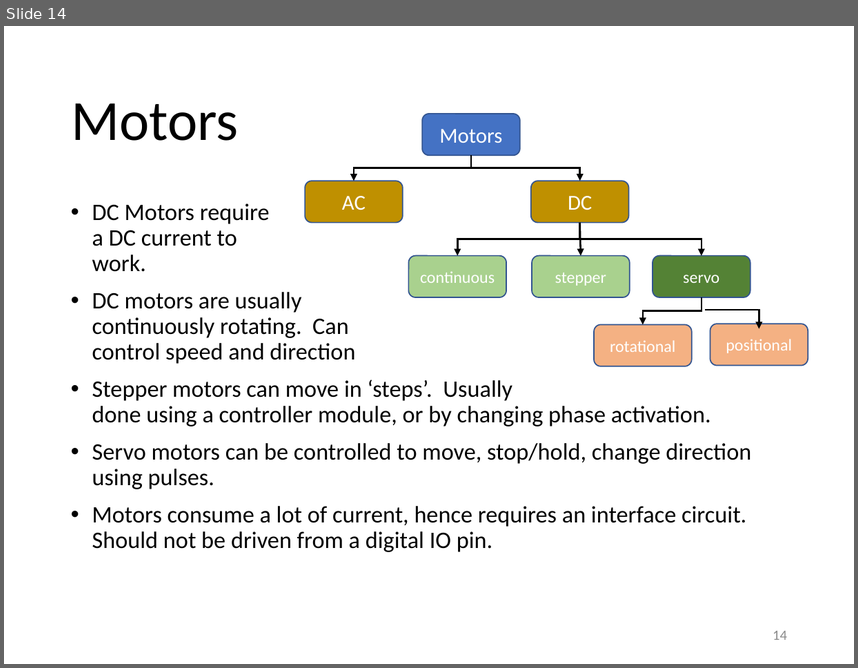
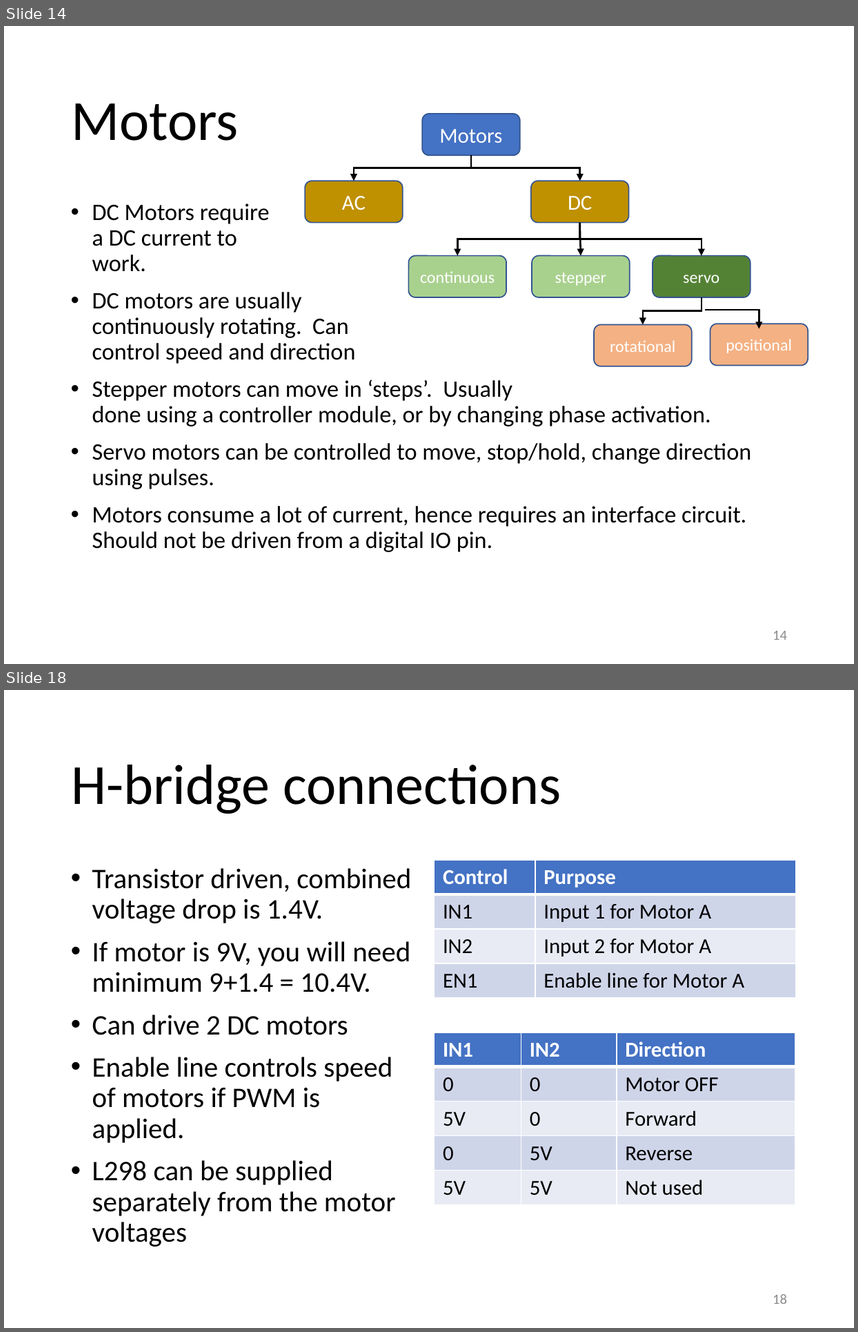
Before and after one commit to RDorville/digfab, a slide deck: presentations/ep1000_actuators/ep1000_actuators.pptx. Shown one above the other, each under a label of ours: slide 14 before the commit, slides 14 and 18 after it; the slides between them are not shown. The pictures are 858x668 and 858x1332 pixels, drawn with LibreOffice and Linux fonts; fonts in the diff are those of the drawing; background and template pictures are left out. Boxes give left, top, right and bottom in pixels: in the first picture for what was removed or moved away, otherwise in the second. Text is boxed around its words. In the diff, an @@ line names an element or a change of style, - is before the commit and + after.

```diff
--- a/presentations/ep1000_actuators/ep1000_actuators.pptx
+++ b/presentations/ep1000_actuators/ep1000_actuators.pptx
@@ slide 18 added at bbox=[4, 690, 854, 1328], background #FFFFFF @@
@@ title added at bbox=[71, 765, 561, 814], 48 pt, text #000000 @@
+H-bridge connections
@@ text added at bbox=[92, 868, 411, 1246], 24 pt, text #000000 @@
+• Transistor driven, combined voltage drop is 1.4V.
+• If motor is 9V, you will need minimum 9+1.4 = 10.4V.
+• Can drive 2 DC motors
+• Enable line controls speed of motors if PWM is applied.
+• L298 can be supplied separately from the motor voltages
@@ table added at bbox=[434, 860, 795, 998], 4 rows, 2 columns @@
+Control | Purpose
+IN1 | Input 1 for Motor A
+IN2 | Input 2 for Motor A
+EN1 | Enable line for Motor A
@@ table added at bbox=[434, 1032, 795, 1204], 5 rows, 3 columns @@
+IN1 | IN2 | Direction
+0 | 0 | Motor OFF
+5V | 0 | Forward
+0 | 5V | Reverse
+5V | 5V | Not used
@@ page number added at bbox=[773, 1294, 787, 1303], 12 pt, text #8C8C8C @@
+18
```
Also in this commit, not shown: 1 slide changed, 14 other slides added, 11 other files.
